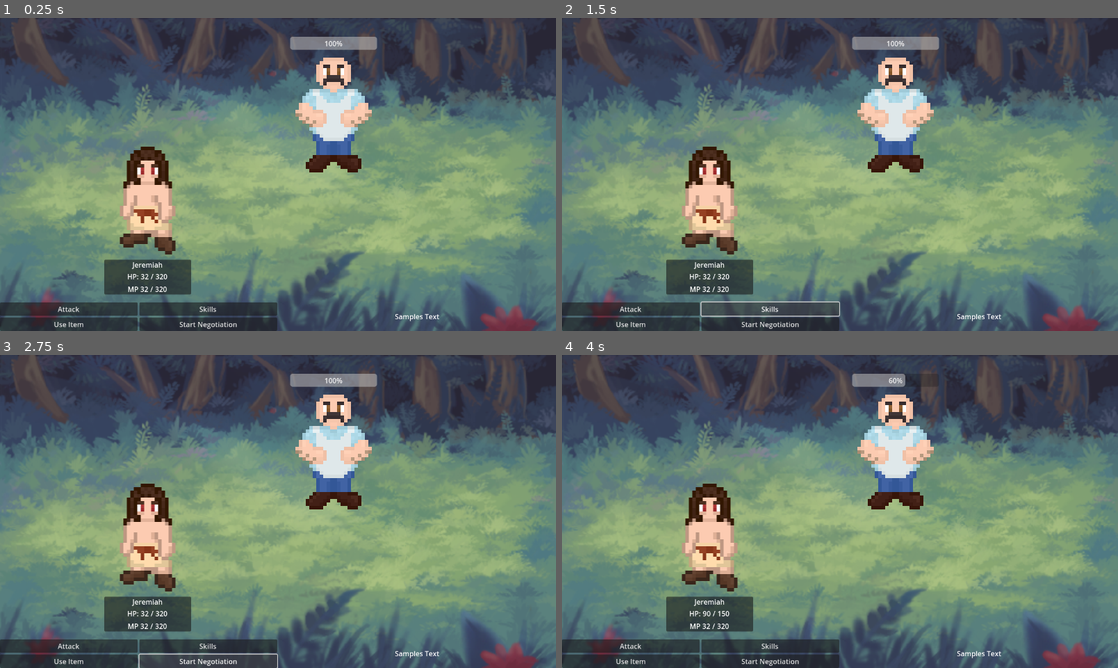
Above: before the commit, frames 1-4 (two rows, left to right).
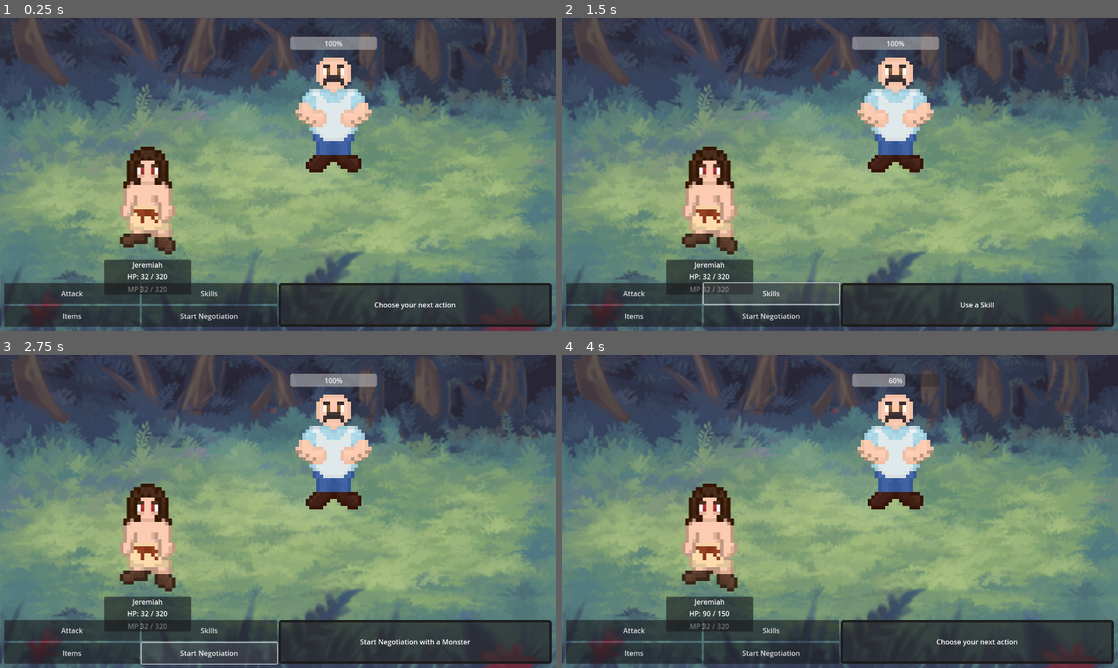
Above: after the commit, the same moments.

Repository: Willi-bot/GameProject
Game: Godot game, scene res://scenes/battle/battle.tscn
Two runs of this game, one before a commit and one after it. Both use one fixed random seed, a clock stepped at 60 frames per second and the inputs below. This scene is started directly instead of the project's main scene.
Inputs:
- Up to frame 1 (0.25 s): no input
- Up to frame 2 (1.5 s): click "Use Item" (after the commit: "Items") at 0.5 s; click "Skills" at 1.25 s
- Up to frame 3 (2.75 s): click "Start Negotiation" at 2 s
- Up to frame 4 (4 s): click "Start Negotiation" at 2.75 s; click "Attack" at 3.5 s

The runs differ from the first frame. In frame 1, 11% of the frame differs, in the area x 0-100%, y 84-100%; in frame 2, 11%; in frame 3, 11%; in frame 4, 11%.

Commit message:
Improve styling of buttons

Diff:
--- a/gameproject/scenes/battle/battle.tscn
+++ b/gameproject/scenes/battle/battle.tscn
@@ -24,6 +24,18 @@
 current_hp = 0
 damage = 80
 agility = 3
+
+[sub_resource type="StyleBoxFlat" id="StyleBoxFlat_iom26"]
+bg_color = Color(0.147672, 0.147672, 0.147672, 0.686275)
+border_width_left = 5
+border_width_top = 5
+border_width_right = 5
+border_width_bottom = 5
+border_color = Color(0.103744, 0.103744, 0.103744, 0.992157)
+corner_radius_top_left = 5
+corner_radius_top_right = 5
+corner_radius_bottom_right = 5
+corner_radius_bottom_left = 5
 
 [node name="Battle" type="Control"]
 layout_mode = 3
@@ -52,12 +64,16 @@
 entity = SubResource("Resource_lj402")
 
 [node name="MenuBox" type="HBoxContainer" parent="."]
+custom_minimum_size = Vector2(0, 100)
 layout_mode = 1
-anchors_preset = 12
+anchors_preset = -1
 anchor_top = 1.0
 anchor_right = 1.0
 anchor_bottom = 1.0
+offset_left = 10.0
 offset_top = -66.0
+offset_right = -10.0
+offset_bottom = -10.0
 grow_horizontal = 2
 grow_vertical = 0
 
@@ -66,16 +82,19 @@
 size_flags_horizontal = 3
 
 [node name="LeftSide" type="VBoxContainer" parent="MenuBox/ButtonBox"]
+custom_minimum_size = Vector2(200, 0)
 layout_mode = 2
 size_flags_horizontal = 3
 
 [node name="AttackButton" type="Button" parent="MenuBox/ButtonBox/LeftSide"]
 layout_mode = 2
+size_flags_vertical = 3
 text = "Attack"
 
 [node name="ItemButton" type="Button" parent="MenuBox/ButtonBox/LeftSide"]
 layout_mode = 2
-text = "Use Item"
+size_flags_vertical = 3
+text = "Items"
 
 [node name="RightSide" type="VBoxContainer" parent="MenuBox/ButtonBox"]
 layout_mode = 2
@@ -83,13 +102,30 @@
 
 [node name="SkillButton" type="Button" parent="MenuBox/ButtonBox/RightSide"]
 layout_mode = 2
+size_flags_vertical = 3
 text = "Skills"
 
 [node name="NegButton" type="Button" parent="MenuBox/ButtonBox/RightSide"]
 layout_mode = 2
+size_flags_vertical = 3
 text = "Start Negotiation"
 
-[node name="TextBox" type="Label" parent="MenuBox"]
+[node name="PanelContainer" type="PanelContainer" parent="MenuBox"]
+layout_mode = 2
+size_flags_horizontal = 3
+theme_override_styles/panel = SubResource("StyleBoxFlat_iom26")
+
+[node name="InfoText" type="Label" parent="MenuBox/PanelContainer"]
 layout_mode = 2
 size_flags_horizontal = 6
-text = "Samples Text"
+text = "Choose your next action"
+
+[connection signal="mouse_entered" from="MenuBox/ButtonBox/LeftSide/AttackButton" to="." method="_on_attack_button_mouse_entered"]
+[connection signal="mouse_exited" from="MenuBox/ButtonBox/LeftSide/AttackButton" to="." method="_on_attack_button_mouse_exited"]
+[connection signal="mouse_entered" from="MenuBox/ButtonBox/LeftSide/ItemButton" to="." method="_on_item_button_mouse_entered"]
+[connection signal="mouse_exited" from="MenuBox/ButtonBox/LeftSide/ItemButton" to="." method="_on_item_button_mouse_exited"]
+[connection signal="mouse_entered" from="MenuBox/ButtonBox/RightSide/SkillButton" to="." method="_on_skill_button_mouse_entered"]
+[connection signal="mouse_exited" from="MenuBox/ButtonBox/RightSide/SkillButton" to="." method="_on_skill_button_mouse_exited"]
+[connection signal="mouse_entered" from="MenuBox/ButtonBox/RightSide/NegButton" to="." method="_on_neg_button_mouse_entered"]
+[connection signal="mouse_exited" from="MenuBox/ButtonBox/RightSide/NegButton" to="." method="_on_neg_button_mouse_exited"]
+[connection signal="mouse_exited" from="MenuBox/PanelContainer/InfoText" to="." method="_on_info_text_mouse_exited"]
--- a/gameproject/scenes/battle/battle_manager.gd
+++ b/gameproject/scenes/battle/battle_manager.gd
@@ -1,6 +1,11 @@
 extends Control
 
 @onready var attack_button : Button = $MenuBox/ButtonBox/LeftSide/AttackButton
+@onready var skill_button : Button = $MenuBox/ButtonBox/RightSide/SkillButton
+@onready var item_button : Button = $MenuBox/ButtonBox/LeftSide/ItemButton
+@onready var neg_button : Button = $MenuBox/ButtonBox/RightSide/NegButton
+
+@onready var info_text : Label = $MenuBox/PanelContainer/InfoText
 
 var all_battlers = []
 var player_battlers = []
@@ -21,6 +26,10 @@
 	all_battlers.sort_custom(func(a, b): return a.entity.agility > b.entity.agility)
 
 	attack_button.pressed.connect(_perform_attack)
+	skill_button.pressed.connect(_choose_skill)
+	item_button.pressed.connect(_choose_item)
+	neg_button.pressed.connect(_choose_neg_target)
+
 
 	for p in player_battlers:
 		p.entity.turn_ended.connect(_next_turn)
@@ -40,6 +49,19 @@
 func _perform_attack() -> void:
 	var target = enemy_battlers[selected_target]
 	current_turn.entity.start_attacking(target)
+
+
+func _choose_skill() -> void:
+	print("Choosing a skill")
+
+
+
+func _choose_item() -> void:
+	print("Choosing an item")
+
+
+func _choose_neg_target() -> void:
+	print("Choose a Negotiation Partner")
 
 
 func _attack_random_battler() -> void:
@@ -71,3 +93,35 @@
 
 func has_battle_ended() -> bool:
 	return false
+
+
+func _on_attack_button_mouse_entered() -> void:
+	info_text.text = "Attack the target"
+
+
+func _on_attack_button_mouse_exited() -> void:
+	info_text.text = "Choose your next action"
+
+
+func _on_skill_button_mouse_entered() -> void:
+	info_text.text = "Use a Skill"
+
+
+func _on_skill_button_mouse_exited() -> void:
+	info_text.text = "Choose your next action"
+
+
+func _on_item_button_mouse_entered() -> void:
+	info_text.text = "Use Item"
+
+
+func _on_item_button_mouse_exited() -> void:
+	info_text.text = "Choose your next action"
+
+
+func _on_neg_button_mouse_entered() -> void:
+	info_text.text = "Start Negotiation with a Monster"
+
+
+func _on_neg_button_mouse_exited() -> void:
+	info_text.text = "Choose your next action"
Not shown: 1 places in gameproject/scenes/battle/battle.tscn that only renumber resources
